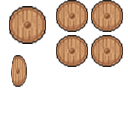
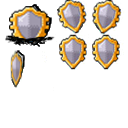
Layer changes from the first w=128, h=128 image to the second:
added layer "Layer 29" above "Layer 25" over [5, 0, 125, 91]
hid "Layer 25" over [9, 0, 123, 87]
showed "Layer 1" over [11, 0, 121, 87]
